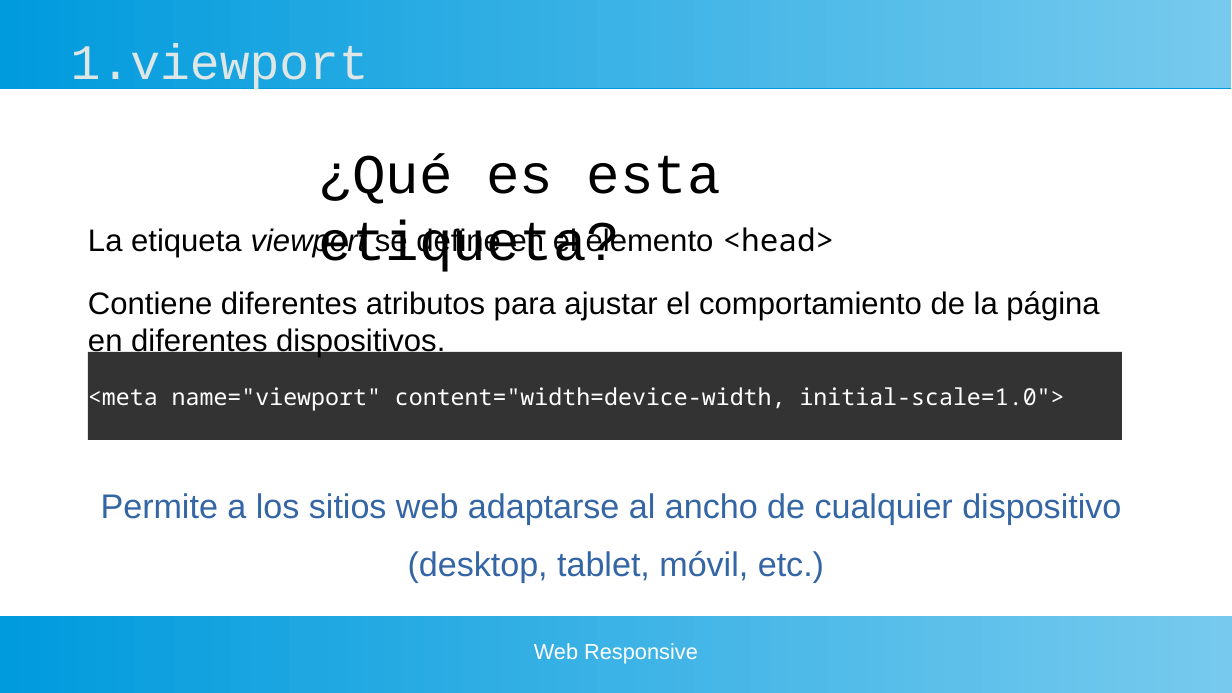
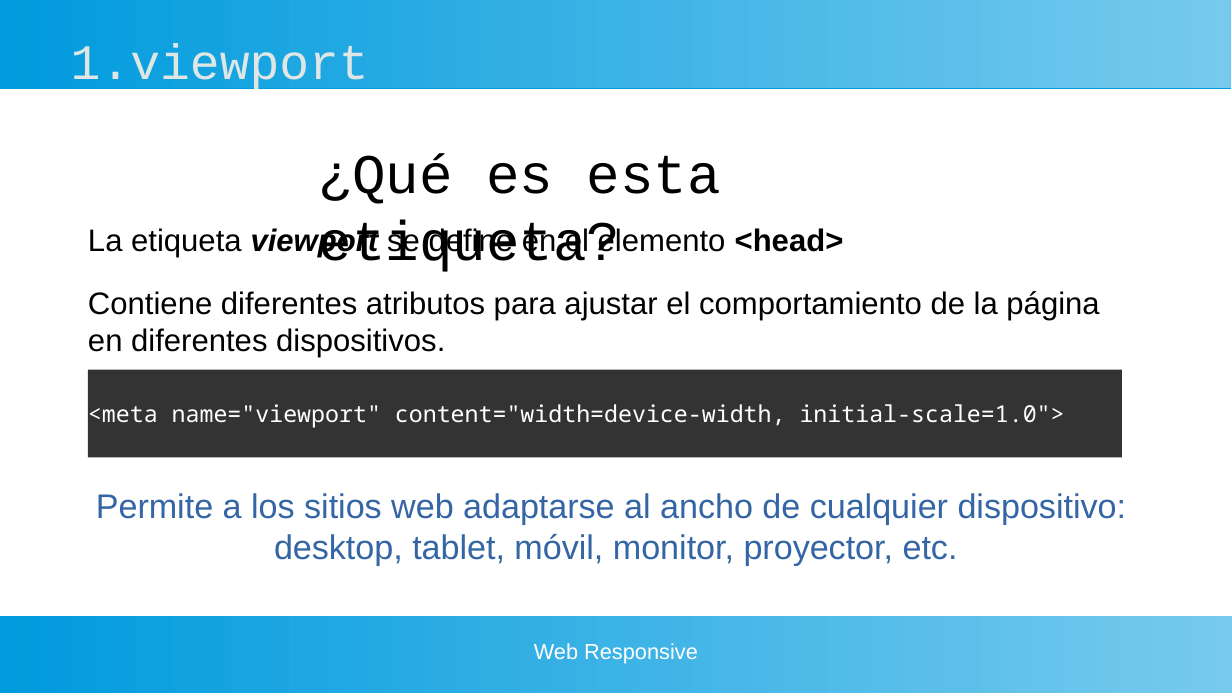
Before and after one commit to gaizkamg/HTML-CSS-Entregable, a slide deck: slide 5 of Presentacion/presentacion-responsive.odp. Drawn at 1232x693 pixels with LibreOffice and Linux fonts; fonts in the diff are those of the drawing. Boxes give left, top, right and bottom in pixels: in the first picture for what was removed or moved away, otherwise in the second. Text is boxed around its words. In the diff, an @@ line names an element or a change of style, - is before the commit and + after.

```diff
--- a/Presentacion/presentacion-responsive.odp
+++ b/Presentacion/presentacion-responsive.odp
@@ text at <box>88,226,844,257</box>: font Noto Sans Mono to Arial in "<head>"; bold on in "viewport <head>" @@
@@ rectangle "<meta name="viewport" content="width=device-width, initial-s ...": place and size @@
-rectangle "<meta name="viewport" content="width=device-width, initial-s ..." at <box>88,352,1122,440</box>
+rectangle "<meta name="viewport" content="width=device-width, initial-s ..." at <box>88,370,1122,458</box>
@@ text at <box>96,493,1127,565</box>: text changed @@
-Permite a los sitios web adaptarse al ancho de cualquier dispositivo
-(desktop, tablet, móvil, etc.)
+Permite a los sitios web adaptarse al ancho de cualquier dispositivo:
+desktop, tablet, móvil, monitor, proyector, etc.
```
Also in this commit, not shown: 8 other slides changed, 5 other files.
